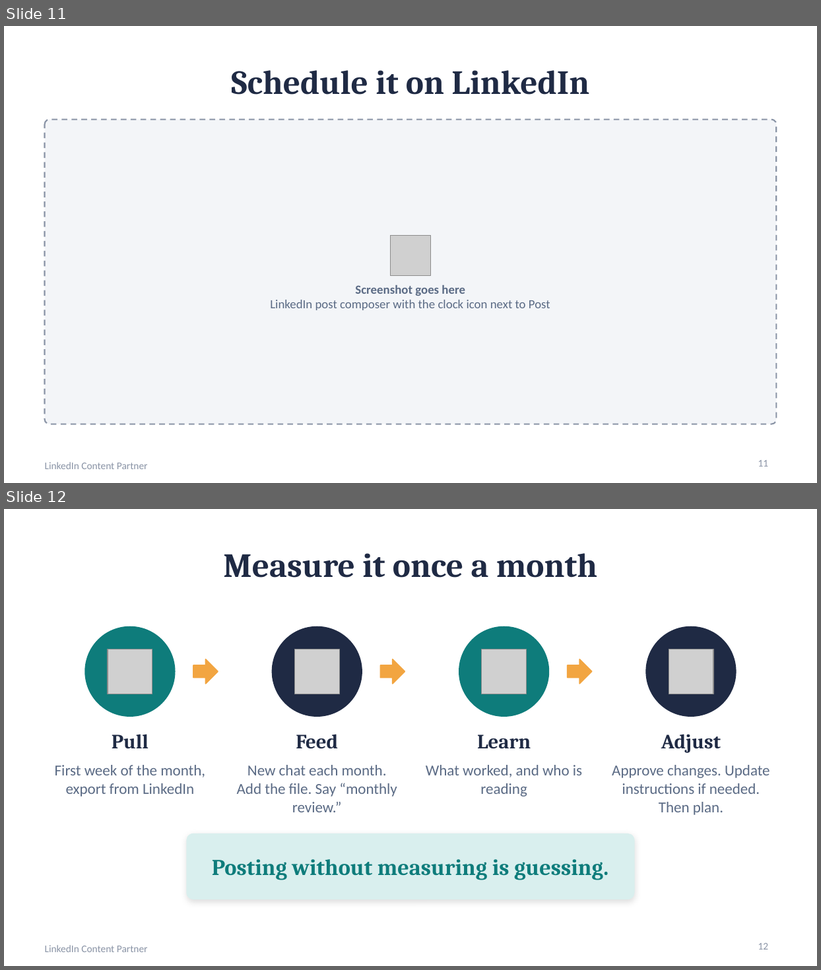
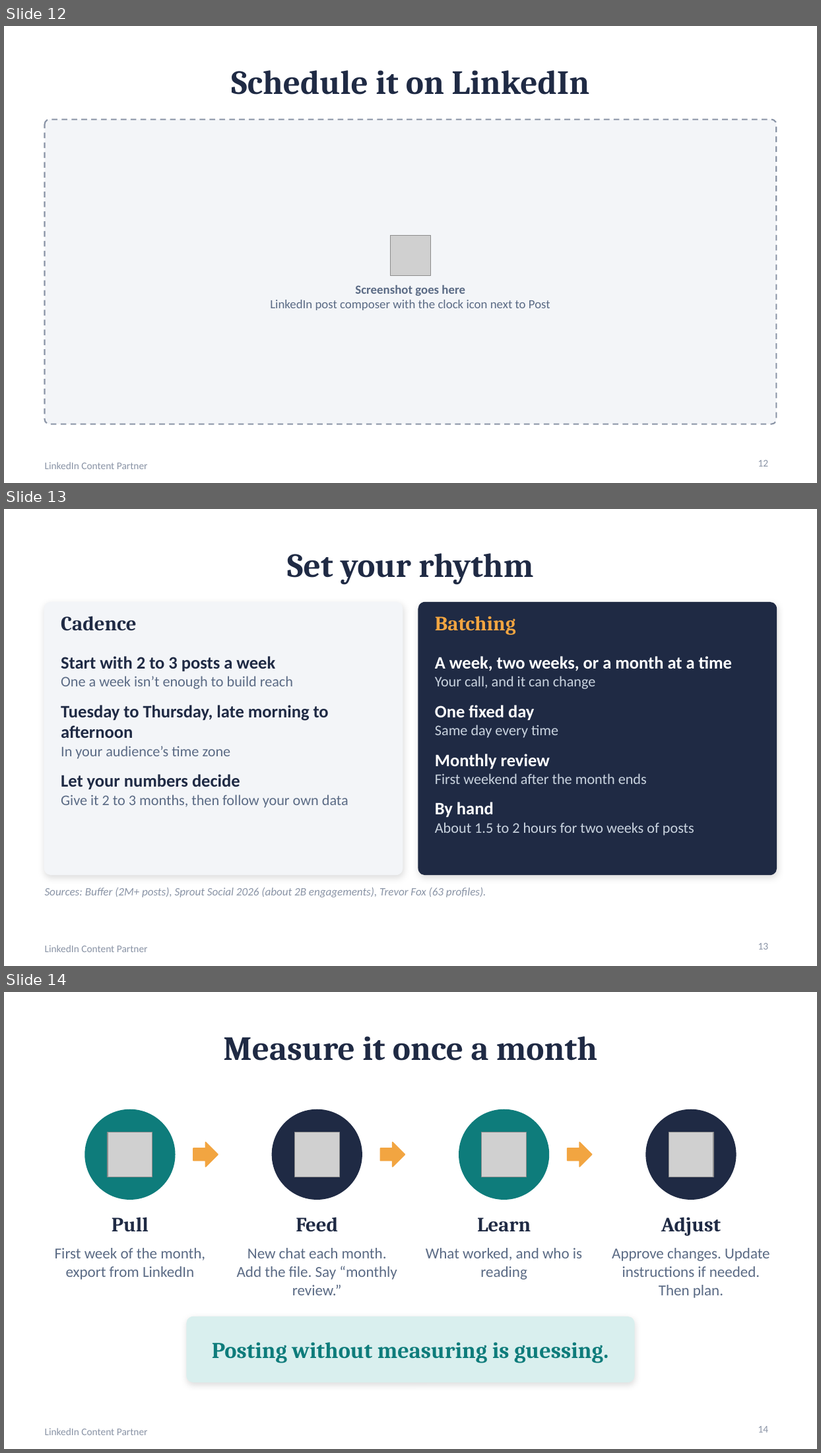
Before and after one commit to crystaljonespmp/LinkedIn-Content-Partner, a slide deck: PowerPoint/LinkedIn-Content-Partner-Setup-Slides.pptx. Shown one above the other, each under a label of ours: slides 11 and 12 before the commit, slides 12, 13 and 14 after it. The pictures are 821x970 and 821x1453 pixels, drawn with LibreOffice and Linux fonts; fonts in the diff are those of the drawing; grey boxes stand for pictures. Boxes give left, top, right and bottom in pixels: in the first picture for what was removed or moved away, otherwise in the second. Text is boxed around its words. In the diff, an @@ line names an element or a change of style, - is before the commit and + after.

```diff
--- a/PowerPoint/LinkedIn-Content-Partner-Setup-Slides.pptx
+++ b/PowerPoint/LinkedIn-Content-Partner-Setup-Slides.pptx
@@ slide 13 added at (x1=4, y1=509, x2=817, y2=966), background #FFFFFF; not listed: 1 template element that a slide beside it also shows @@
@@ title added at (x1=287, y1=553, x2=533, y2=585), 30 pt, text #1F2A44, bold @@
+Set your rhythm
@@ rounded rectangle added at (x1=45, y1=603, x2=403, y2=875), fill #F3F5F8, outline #F3F5F8 1 pt @@
@@ rounded rectangle added at (x1=418, y1=603, x2=776, y2=875), fill #1F2A44, outline #1F2A44 1 pt @@
@@ text added at (x1=61, y1=616, x2=137, y2=631), 18 pt, text #1F2A44, bold @@
+Cadence
@@ text added at (x1=435, y1=616, x2=516, y2=635), 18 pt, text #F2A541, bold @@
+Batching
@@ text added at (x1=61, y1=656, x2=349, y2=808), 13 pt, text #5B6B85 @@
+Start with 2 to 3 posts a week
+One a week isn’t enough to build reach
+Tuesday to Thursday, late morning to afternoon
+In your audience’s time zone
+Let your numbers decide
+Give it 2 to 3 months, then follow your own data
@@ text added at (x1=435, y1=656, x2=732, y2=836), 13 pt, text #C9D3DF @@
+A week, two weeks, or a month at a time
+Your call, and it can change
+One fixed day
+Same day every time
+Monthly review
+First weekend after the month ends
+By hand
+About 1.5 to 2 hours for two weeks of posts
@@ text added at (x1=45, y1=888, x2=486, y2=898), 10 pt, text #8A94A6, italic @@
+Sources: Buffer (2M+ posts), Sprout Social 2026 (about 2B engagements), Trevor Fox (63 profiles).
@@ page number added at (x1=758, y1=943, x2=769, y2=950), 9 pt, text #8A94A6 @@
+13
@@ what was slide 11 is now slide 12 @@
@@ page number at (x1=758, y1=460, x2=769, y2=467): text changed @@
-11
+12
@@ what was slide 12 is now slide 14 @@
@@ page number at (x1=758, y1=1426, x2=769, y2=1433): text changed @@
-12
+14
```
Also in this commit, not shown: 1 slide changed, 1 other slide added, 3 other files.
